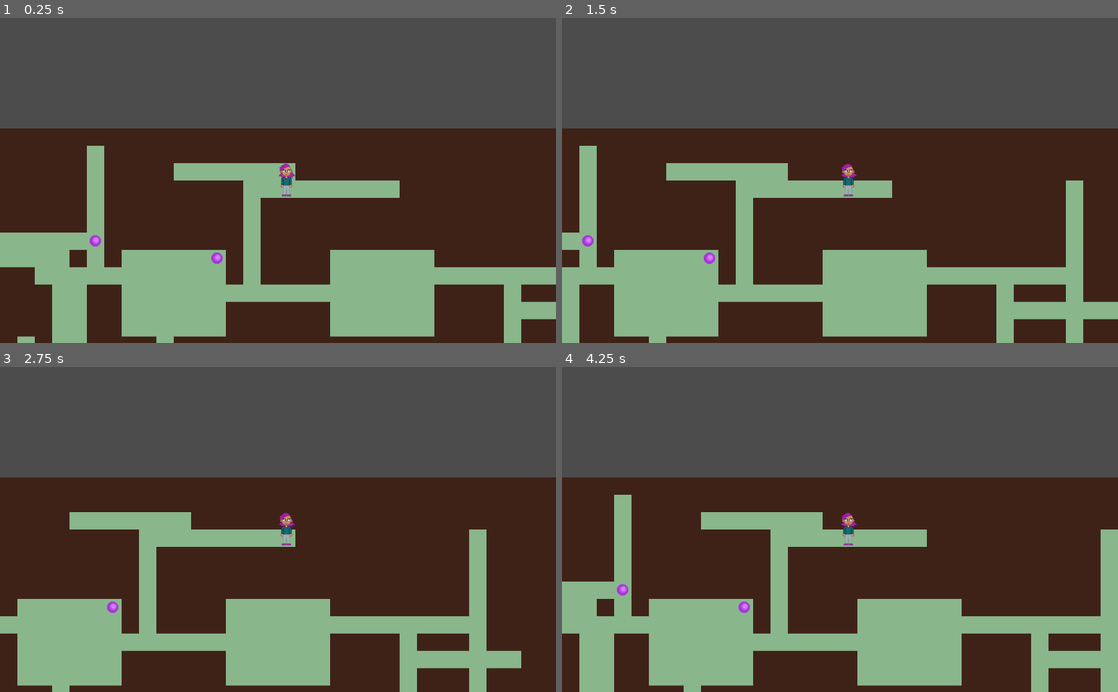
Above: before the commit, frames 1-4 (two rows, left to right).
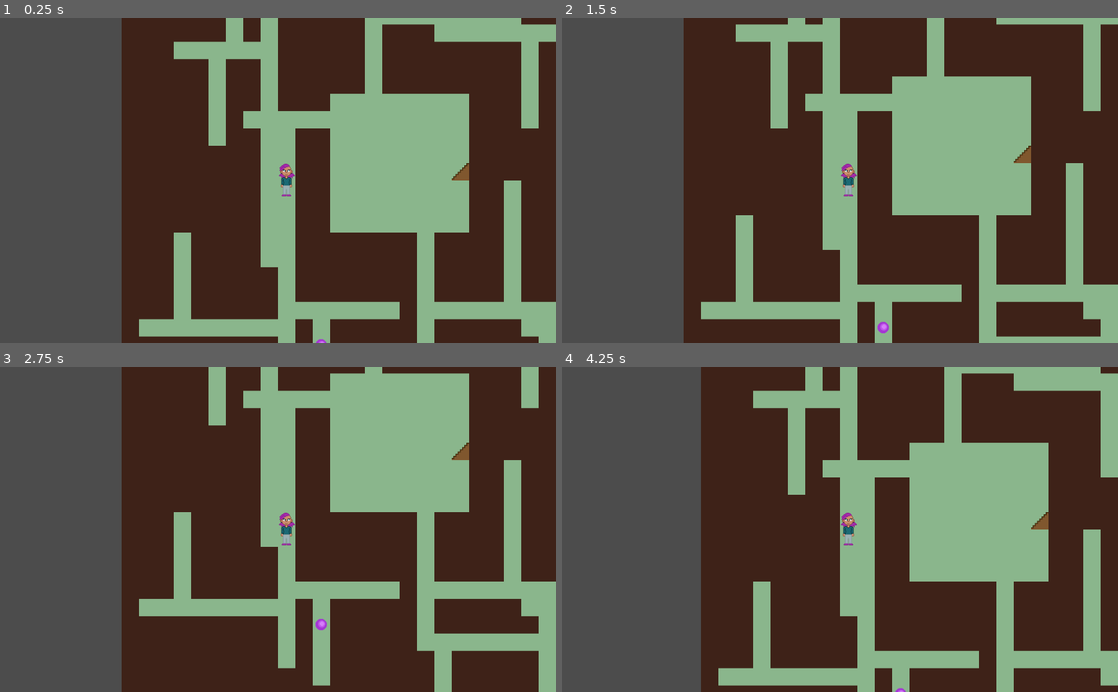
Above: after the commit, the same moments.

Repository: AnaNymus/roguelike
Game: Godot game, scene res://scenes/main.tscn
Two runs of this game, one before a commit and one after it. Both use one fixed random seed, a clock stepped at 60 frames per second and the inputs below.
Inputs:
- Up to frame 1 (0.25 s): no input
- Up to frame 2 (1.5 s): tap Enter at 0.5 s; hold Right (ui_right) 0.53-1.28 s; tap Space (ui_select) at 0.77 s; hold Down (ui_down) from 1.28 s (still down)
- Up to frame 3 (2.75 s): tap Space (ui_select) at 1.52 s; release Down (ui_down) at 2.03 s; hold Right (ui_right) from 2.03 s (still down)
- Up to frame 4 (4.25 s): tap Space (ui_select) at 2.75, 3.02, 3.77 s; release Right (ui_right) at 2.78 s; hold Up (ui_up) 2.78-3.53 s; hold Left (ui_left) from 3.53 s (still down)

The runs differ from the first frame. In frame 1, 66% of the frame differs, in the area x 0-100%, y 0-100%; in frame 2, 64%; in frame 3, 62%; in frame 4, 68%.

Commit message:
added stairs (don't work yet)

Diff:
--- a/scenes/main.tscn
+++ b/scenes/main.tscn
@@ -1,10 +1,11 @@
-[gd_scene load_steps=7 format=2]
+[gd_scene load_steps=8 format=2]
 
 [ext_resource path="res://sprites/tileset.png" type="Texture" id=1]
 [ext_resource path="res://sprites/roguelike test sprite.png" type="Texture" id=2]
 [ext_resource path="res://scripts/player.gd" type="Script" id=3]
 [ext_resource path="res://scripts/main.gd" type="Script" id=4]
 [ext_resource path="res://scripts/map.gd" type="Script" id=5]
+[ext_resource path="res://scenes/stairs.tscn" type="PackedScene" id=6]
 
 [sub_resource type="TileSet" id=1]
 0/name = "floor"
@@ -37,6 +38,14 @@
 [node name="items" type="Node2D" parent="map"]
 z_index = 1
 
+[node name="static_tiles" type="Node2D" parent="map"]
+
+[node name="up_stairs" parent="map/static_tiles" instance=ExtResource( 6 )]
+visible = false
+
+[node name="down_stairs" parent="map/static_tiles" instance=ExtResource( 6 )]
+position = Vector2( 221.184, 55.0993 )
+
 [node name="player" type="Node2D" parent="."]
 position = Vector2( 32, 32 )
 z_index = 2
--- /dev/null
+++ b/scenes/stairs.tscn
@@ -0,0 +1,12 @@
+[gd_scene load_steps=3 format=2]
+
+[ext_resource path="res://sprites/down_stairs.png" type="Texture" id=1]
+[ext_resource path="res://scripts/stairs.gd" type="Script" id=2]
+
+[node name="stairs" type="Node2D"]
+z_index = 1
+script = ExtResource( 2 )
+
+[node name="Sprite" type="Sprite" parent="."]
+texture = ExtResource( 1 )
+centered = false
--- a/scripts/item.gd
+++ b/scripts/item.gd
@@ -1,10 +1,7 @@
 extends Node2D
 
 
-# Declare member variables here. Examples:
-# var a = 2
-# var b = "text"
-
+var type = "random_item"
 
 # Called when the node enters the scene tree for the first time.
 func _ready():
--- a/scripts/main.gd
+++ b/scripts/main.gd
@@ -104,5 +104,9 @@
 			var item = map.check_for_interactive(player.get_pos())
 
 			if !(item == null):
-				allInputLocked = true
-				player.pickup_item(item)
+				if(item.type == "stairs"):
+					# TODO: reset level
+					pass
+				else:
+					allInputLocked = true
+					player.pickup_item(item)
--- a/scripts/map.gd
+++ b/scripts/map.gd
@@ -4,6 +4,7 @@
 # the tilemap object
 var tilemap
 var items
+var static_tiles
 
 # the size of the map (# of tiles in each direction)
 var mapSize
@@ -21,11 +22,13 @@
 	get_new_map(mapSize)
 	items = self.get_node("items")
 
+	static_tiles = self.get_node("static_tiles")
 
 
 	itemMap = create_2d_array(mapSize)
 	# set items in place
 	gen_items(5)
+	place_stairs()
 
 ## UTILITY FUNCTIONs ##
 
@@ -94,6 +97,19 @@
 			itemMap[vec.x][vec.y] = item
 			countdown -= 1
 
+func place_stairs():
+	# TODO: keep things from overlapping!!!
+	var vec = get_open_tile()
+	#static_tiles.get_node("up_stairs").position = tilemap.map_to_world(vec)
+	#static_tiles.get_node("up_stairs").setas_up()
+	#itemMap[vec.x][vec.y] = static_tiles.get_node("up_stairs")
+
+	vec = get_open_tile()
+	static_tiles.get_node("down_stairs").position = tilemap.map_to_world(vec)
+	static_tiles.get_node("down_stairs").setas_down()
+	itemMap[vec.x][vec.y] = static_tiles.get_node("down_stairs")
+
+
 
 func get_open_tile():
 	while true:
--- /dev/null
+++ b/scripts/stairs.gd
@@ -0,0 +1,20 @@
+extends Node2D
+
+
+# Declare member variables here. Examples:
+# var a = 2
+# var b = "text"
+var direction = "up"
+var type = "stairs"
+
+# Called when the node enters the scene tree for the first time.
+func _ready():
+	pass # Replace with function body.
+
+func setas_up():
+	direction = "up"
+	self.get_node("Sprite").texture = load("res://sprites/up_stairs.png")
+
+func setas_down():
+	direction = "down"
+	self.get_node("Sprite").texture = load("res://sprites/down_stairs.png")
Binary file added: sprites/down_stairs.png
Not shown, added: sprites/down_stairs.png.import
Binary file added: sprites/up_stairs.png
Not shown, added: sprites/up_stairs.png.import
